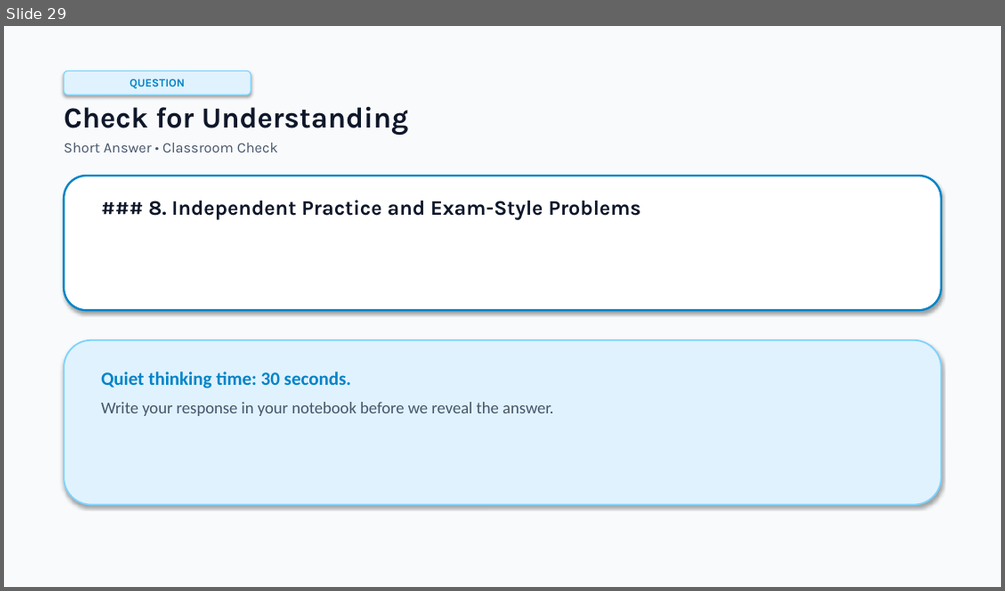
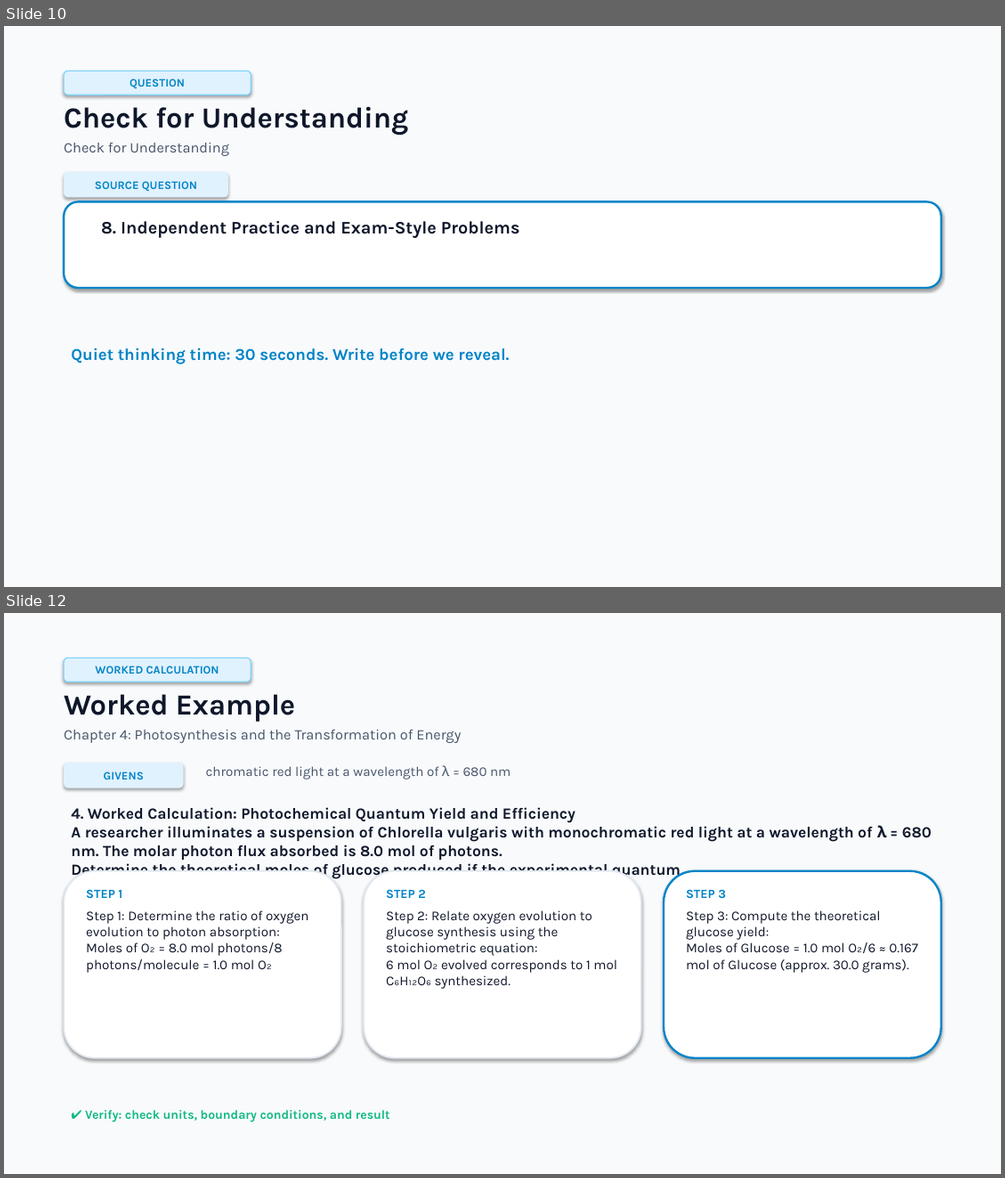
Before and after one commit to usm007/LessonMorph, a slide deck: output/photosynthesis_and_cellular_energy.pptx. Shown one above the other, each under a label of ours: slide 29 before the commit, slides 10 and 12 after it; the slides between them are not shown. The pictures are 1005x591 and 1005x1178 pixels, drawn with LibreOffice and Linux fonts; fonts in the diff are those of the drawing. Boxes give left, top, right and bottom in pixels: in the first picture for what was removed or moved away, otherwise in the second. Text is boxed around its words. In the diff, an @@ line names an element or a change of style, - is before the commit and + after.

```diff
--- a/output/photosynthesis_and_cellular_energy.pptx
+++ b/output/photosynthesis_and_cellular_energy.pptx
@@ slide 12 added at bbox=[4, 613, 1001, 1174], background #FFFFFF @@
@@ rectangle added at bbox=[4, 613, 1001, 1174], fill #F8FAFC @@
@@ rounded rectangle added at bbox=[64, 657, 251, 682], fill #E0F2FE, outline #7DD3FC 1 pt, 11 pt, text #0284C7, bold @@
+WORKED CALCULATION
@@ text added at bbox=[64, 694, 461, 743], 14 pt, text #475569 @@
+Worked Example
+Chapter 4: Photosynthesis and the Transformation of Energy
@@ rounded rectangle added at bbox=[64, 763, 184, 788], fill #E0F2FE, 11 pt, text #0284C7, bold @@
+GIVENS
@@ text added at bbox=[206, 765, 510, 779], 13 pt, text #475569 @@
+chromatic red light at a wavelength of λ = 680 nm
@@ text added at bbox=[71, 807, 931, 880], 15 pt, text #0F172A, bold @@
+4. Worked Calculation: Photochemical Quantum Yield and Efficiency
+A researcher illuminates a suspension of Chlorella vulgaris with monochromatic red light at a wavelength of λ = 680 nm. The molar photon flux absorbed is 8.0 mol of photons.
+Determine the theoretical moles of glucose produced if the experimental quantum
@@ rounded rectangle added at bbox=[64, 871, 341, 1058], fill #FFFFFF, outline #E2E8F0 1.5 pt @@
@@ rounded rectangle added at bbox=[364, 871, 641, 1058], fill #FFFFFF, outline #E2E8F0 1.5 pt @@
@@ rounded rectangle added at bbox=[663, 871, 941, 1058], fill #FFFFFF, outline #0284C7 2 pt @@
@@ text added at bbox=[86, 889, 308, 973], 13 pt, text #0F172A @@
+STEP 1
+Step 1: Determine the ratio of oxygen evolution to photon absorption:
+Moles of O₂ = 8.0 mol photons/8 photons/molecule = 1.0 mol O₂
@@ text added at bbox=[386, 889, 617, 989], 13 pt, text #0F172A @@
+STEP 2
+Step 2: Relate oxygen evolution to glucose synthesis using the stoichiometric equation:
+6 mol O₂ evolved corresponds to 1 mol C₆H₁₂O₆ synthesized.
@@ text added at bbox=[686, 889, 917, 973], 13 pt, text #0F172A @@
+STEP 3
+Step 3: Compute the theoretical glucose yield:
+Moles of Glucose = 1.0 mol O₂/6 ≈ 0.167 mol of Glucose (approx. 30.0 grams).
@@ text added at bbox=[85, 1110, 390, 1122], 12 pt, text #10B981, bold @@
+✔ Verify: check units, boundary conditions, and result
@@ what was slide 29 is now slide 10 @@
@@ slide 10 changed as well @@
@@ text at bbox=[64, 143, 229, 156]: text changed @@
-Short Answer • Classroom Check
+Check for Understanding
@@ rounded rectangle added at bbox=[64, 172, 228, 197], fill #E0F2FE, 11 pt, text #0284C7, bold @@
+SOURCE QUESTION
@@ rounded rectangle: place and size @@
-rounded rectangle at bbox=[64, 176, 941, 310]
+rounded rectangle at bbox=[64, 201, 941, 288]
@@ text at bbox=[101, 221, 520, 238]: text changed; size 20 to 17 pt @@
-### 8. Independent Practice and Exam-Style Problems
+8. Independent Practice and Exam-Style Problems
@@ rounded rectangle removed at bbox=[64, 340, 941, 505] @@
@@ text at bbox=[71, 347, 509, 364]: text changed; font Calibri to Karla; text colour #475569 to #0284C7; bold on @@
-Quiet thinking time: 30 seconds.
-Write your response in your notebook before we reveal the answer.
+Quiet thinking time: 30 seconds. Write before we reveal.
```
Also in this commit, not shown: 13 other slides changed, 14 other slides added, 21 slides removed, 57 other files.
